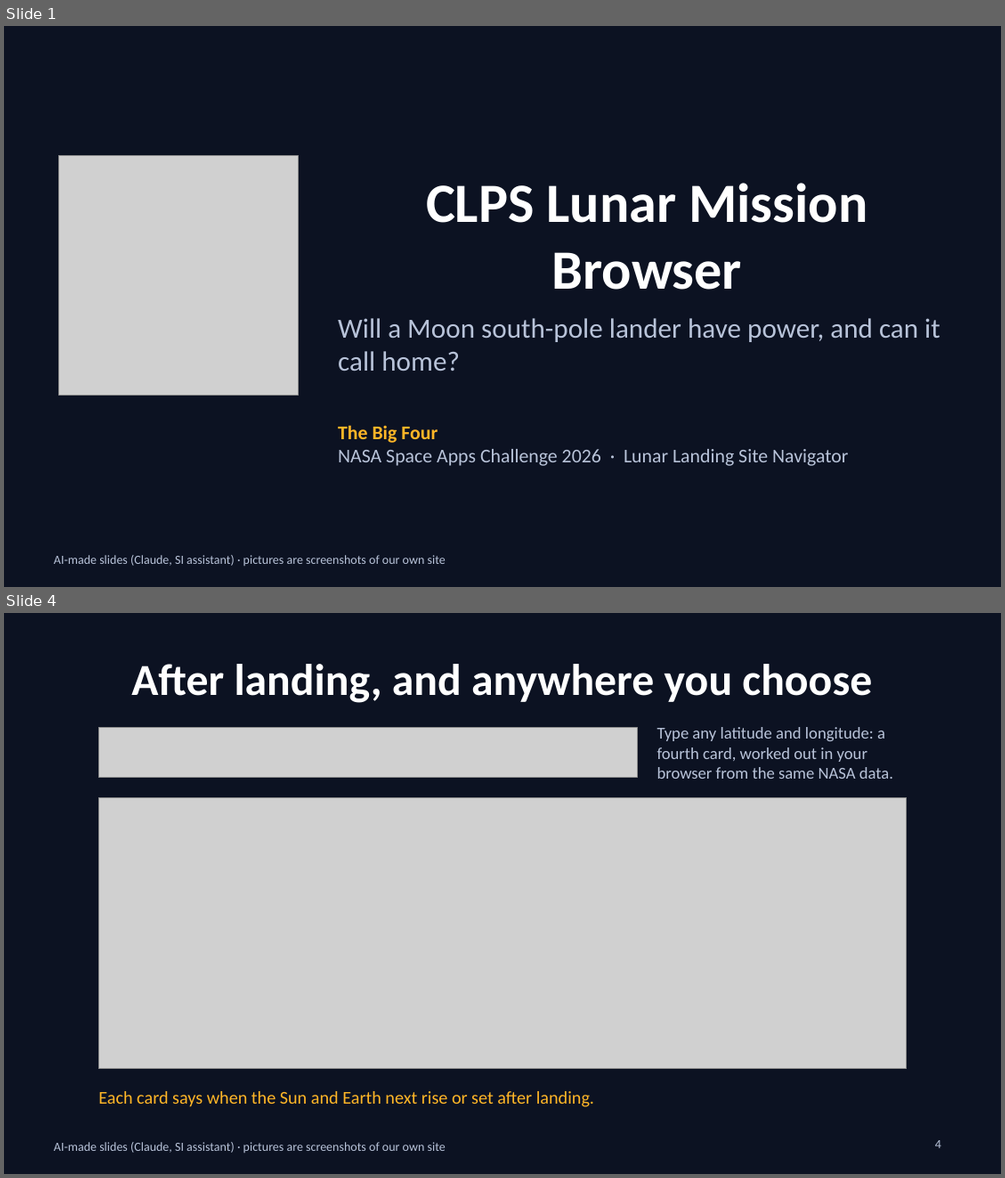
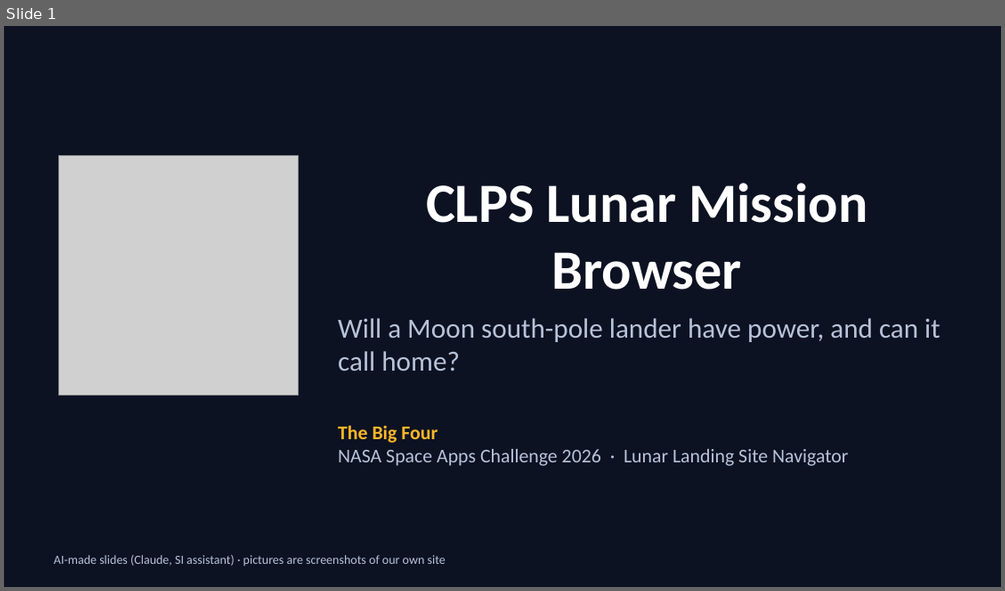
Before and after one commit to stevenjc2009-byte/clps-lunar-browser, a slide deck: docs/slides.pptx. Shown one above the other, each under a label of ours: slides 1 and 4 before the commit, slide 1 after it; the slides between them are not shown. The pictures are 1005x1178 and 1005x591 pixels, drawn with LibreOffice and Linux fonts; fonts in the diff are those of the drawing; grey boxes stand for pictures. Boxes give left, top, right and bottom in pixels: in the first picture for what was removed or moved away, otherwise in the second. Text is boxed around its words. In the diff, an @@ line names an element or a change of style, - is before the commit and + after.

```diff
--- a/docs/slides.pptx
+++ b/docs/slides.pptx
@@ slide 4 removed at [4, 613, 1001, 1174], background #0C1222; not listed: 1 template element that a slide beside it also shows @@
@@ title removed at [131, 664, 872, 703] @@
-After landing, and anywhere you choose
@@ picture removed at [98, 728, 637, 778] @@
@@ text removed at [657, 727, 893, 779] @@
-Type any latitude and longitude: a fourth card, worked out in your browser from the same NASA data.
@@ picture removed at [98, 797, 906, 1069] @@
@@ text removed at [98, 1091, 594, 1107] @@
-Each card says when the Sun and Earth next rise or set after landing.
@@ page number removed at [935, 1140, 941, 1148] @@
-4
```
Also in this commit, not shown: 2 slides changed, 4 slides added, 3 other slides removed, 17 other files.
